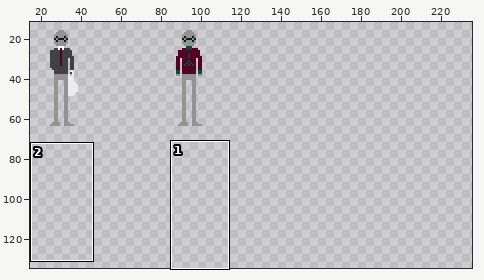
Two states of a sprite sheet, assets/graphics/michael.png. The picture above shows the old version from afar; the outline marks the close-up.
Close-up. First the earlier version:
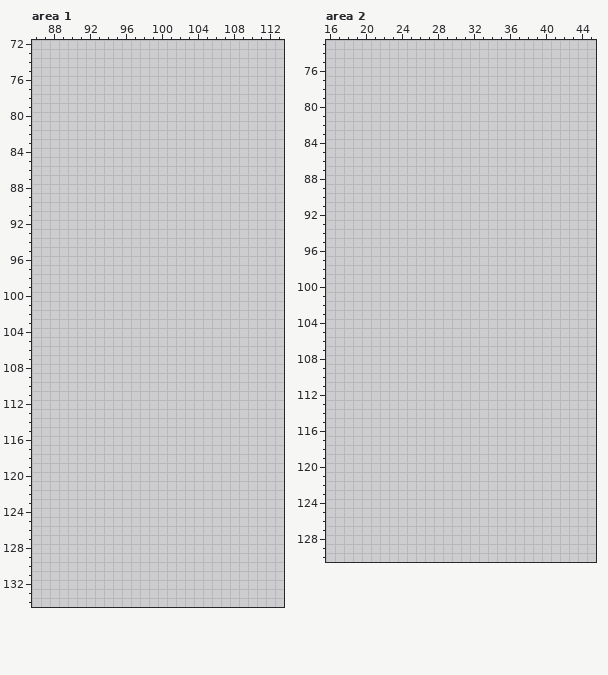
The file is 256x256 pixels. Shown: area 1: x 86..113, y 72..134; area 2: x 16..45, y 73..130. The wide view leaves out empty margins. The commit also changed other parts of the picture, which this record leaves out.
And afterwards:
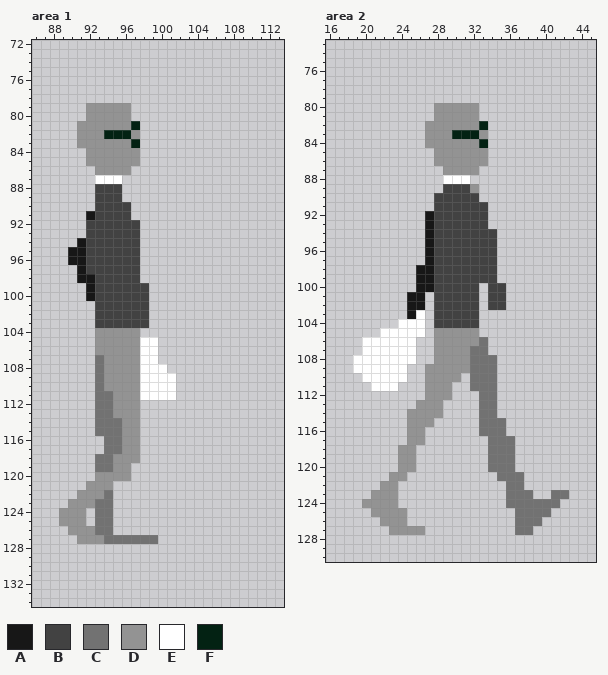
Palette (. is transparent): A #171717  B #424242  C #727272  D #939393  E #ffffff  F #032213
Diff:
Area 1:
y 79..80: x 92..96 ..... -> DDDDD
y 81: x 91..97 ....... -> DDDDDDF
y 82: x 91..97 ....... -> DDDFFFD
y 83: x 91..97 ....... -> DDDDDDF
y 84..85: x 92..97 ...... -> DDDDDD
y 86: x 93..96 .... -> DDDD
y 87: x 93..95 ... -> EEE
y 88..89: x 93..95 ... -> BBB
y 90: x 93..96 .... -> BBBB
y 91: x 92..96 ..... -> ABBBB
y 92..93: x 92..97 ...... -> BBBBBB
y 94: x 91..97 ....... -> ABBBBBB
y 95..96: x 90..97 ........ -> AABBBBBB
y 97: x 91..97 ....... -> ABBBBBB
y 98: x 91..97 ....... -> AABBBBB
y 99..100: x 92..98 ....... -> ABBBBBB
y 101..103: x 93..98 ...... -> BBBBBB
y 104: x 93..97 ..... -> DDDDD
y 105..106: x 93..99 ....... -> DDDDDEE
y 107: x 93..99 ....... -> CDDDDEE
y 108: x 93..100 ........ -> CDDDDEEE
y 109..110: x 93..101 ......... -> CDDDDEEEE
y 111: x 93..101 ......... -> CCDDDEEEE
y 112..113: x 93..97 ..... -> CCDDD
y 114..115: x 93..97 ..... -> CCCDD
y 116..117: x 94..97 .... -> CCDD
y 118: x 93..97 ..... -> CCDDD
y 119: x 93..96 .... -> CCDD
y 120: x 93..96 .... -> DDDD
y 121: x 92..94 ... -> DDD
y 122: x 91..94 .... -> DDDC
y 123: x 90..94 ..... -> DDDCC
y 124..125: x 89..91 ... -> DDD; x 93..94 .. -> CC
y 126: x 90..94 ..... -> DDDCC
y 127: x 91..99 ......... -> DDDCCCCCC
Area 2:
y 80..81: x 28..32 ..... -> DDDDD
y 82: x 27..33 ....... -> DDDDDDF
y 83: x 27..33 ....... -> DDDFFFD
y 84: x 27..33 ....... -> DDDDDDF
y 85..86: x 28..33 ...... -> DDDDDD
y 87: x 29..32 .... -> DDDD
y 88: x 29..31 ... -> EEE
y 89: x 29..32 .... -> BBBD
y 90: x 28..32 ..... -> BBBBB
y 91: x 28..33 ...... -> BBBBBB
y 92..93: x 27..33 ....... -> ABBBBBB
y 94..97: x 27..34 ........ -> ABBBBBBB
y 98..99: x 26..34 ......... -> AABBBBBBB
y 100: x 26..32 ....... -> AABBBBB; x 34..35 .. -> BB
y 101..102: x 25..26 .. -> AA; x 28..32 ..... -> BBBBB; x 34..35 .. -> BB
y 103: x 25..26 .. -> AE; x 28..32 ..... -> BBBBB
y 104: x 24..26 ... -> EEE; x 28..32 ..... -> BBBBB
y 105: x 22..26 ..... -> EEEEE; x 28..32 ..... -> DDDDD
y 106: x 20..25 ...... -> EEEEEE; x 28..33 ...... -> DDDDDC
y 107: x 20..25 ...... -> EEEEEE; x 28..33 ...... -> DDDDCC
y 108: x 19..25 ....... -> EEEEEEE; x 28..34 ....... -> DDDDCCC
y 109: x 19..24 ...... -> EEEEEE; x 27..34 ........ -> DDDDDCCC
y 110: x 20..24 ..... -> EEEEE; x 27..30 .... -> DDDD; x 32..34 ... -> CCC
y 111: x 21..23 ... -> EEE; x 27..29 ... -> DDD; x 32..34 ... -> CCC
y 112: x 27..29 ... -> DDD; x 33..34 .. -> CC
y 113: x 26..28 ... -> DDD; x 33..34 .. -> CC
y 114: x 25..28 .... -> DDDD; x 33..34 .. -> CC
y 115: x 25..27 ... -> DDD; x 33..35 ... -> CCC
y 116: x 25..26 .. -> DD; x 33..35 ... -> CCC
y 117: x 25..26 .. -> DD; x 34..36 ... -> CCC
y 118..120: x 24..25 .. -> DD; x 34..36 ... -> CCC
y 121: x 23..24 .. -> DD; x 35..37 ... -> CCC
y 122: x 22..23 .. -> DD; x 36..37 .. -> CC
y 123: x 21..23 ... -> DDD; x 36..38 ... -> CCC; x 41..42 .. -> CC
y 124: x 20..23 .... -> DDDD; x 36..41 ...... -> CCCCCC
y 125: x 21..24 .... -> DDDD; x 37..40 .... -> CCCC
y 126: x 22..24 ... -> DDD; x 37..39 ... -> CCC
y 127: x 23..26 .... -> DDDD; x 37..38 .. -> CC
Where, in picture pixels (left, top, right, bottom), the same in both close-ups:
added: (59, 103, 176, 544)
added: (353, 103, 569, 535)
